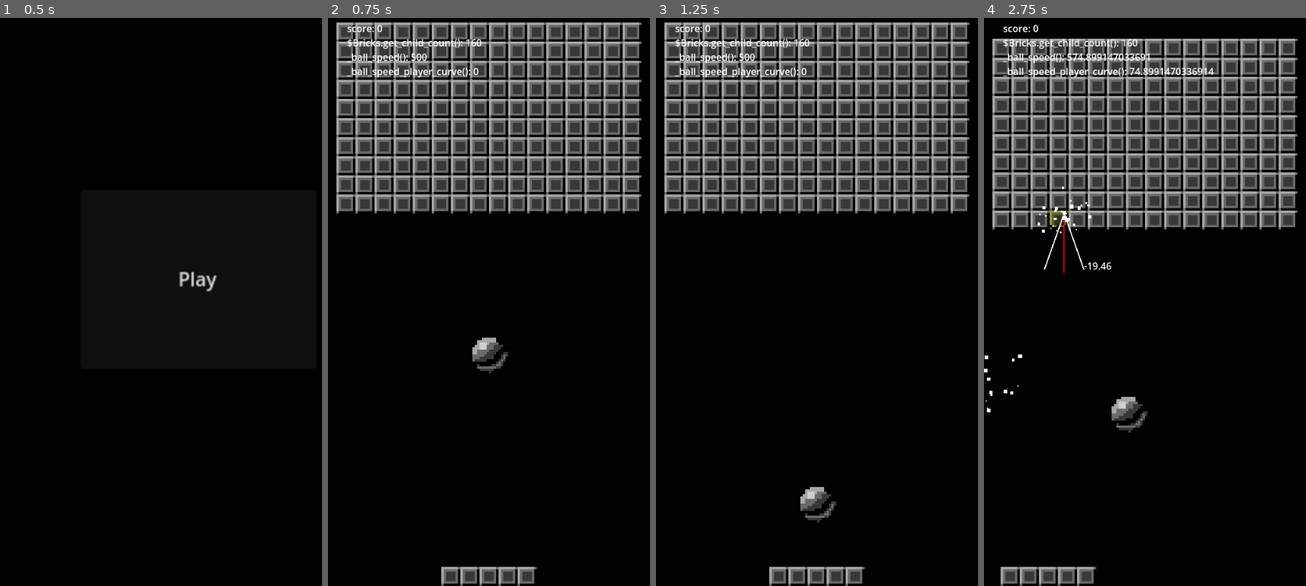
Above: before the commit, frames 1-4 (left to right).
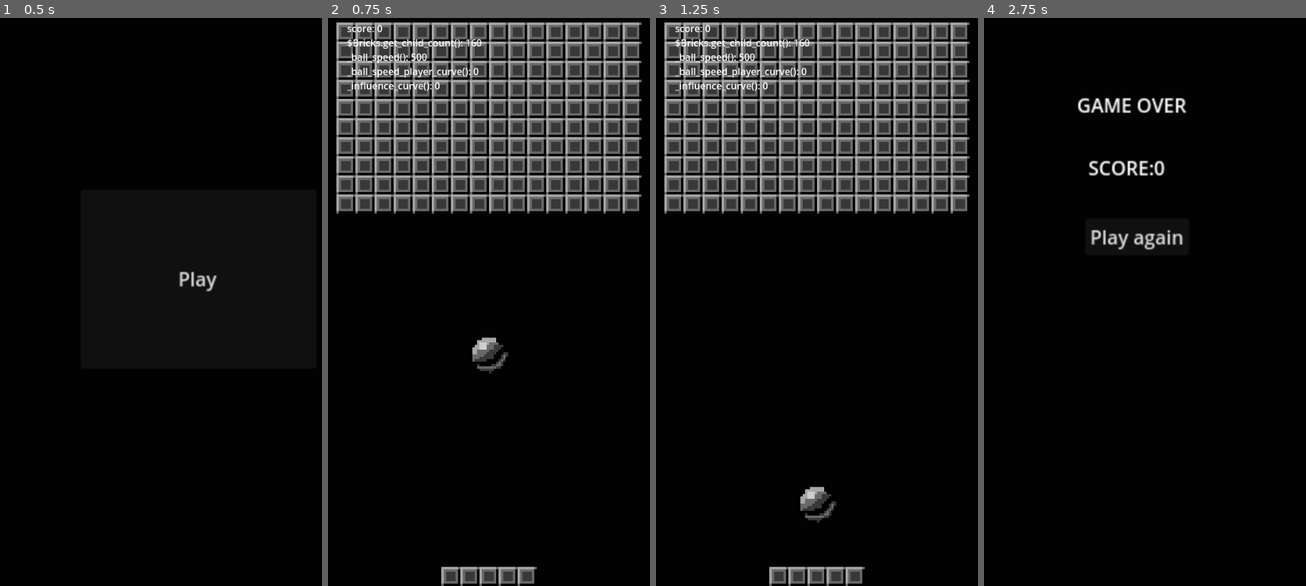
Above: after the commit, the same moments.

Repository: arunas-cesonis/pingpong2
Game: Godot game, scene res://main.tscn
The game is run twice, just before and just after one commit, with the same random seed, the same clock (stepped at 60 frames per second) and the same inputs.
Inputs:
- Up to frame 1 (0.5 s): no input
- Up to frame 2 (0.75 s): click "Play" at 0.5 s
- Up to frame 3 (1.25 s): no input
- Up to frame 4 (2.75 s): hold D (MoveRight) 1.28-2.03 s; tap F (Boost, bound only after the commit) at 1.35, 2.1 s; hold A (MoveLeft) from 2.03 s (still down)

Frame 1 is identical in both runs. In frame 2, 0.2% of the frame differs, in the area x 5-35%, y 11-13%; in frame 3, 0.2%; in frame 4, 29%, in the area x 0-98%, y 1-100%.

Commit message:
Influence boost

Diff:
--- a/bricks.gd
+++ b/bricks.gd
@@ -37,6 +37,9 @@
 	await get_tree().create_timer(SCROLL_TIME, false, true).timeout
 	var time_per_brick := SCROLL_SPAWN_TIME / bricks_w
 	for x in range(bricks_w):
+		# Exit in case this node is no longer attached (i.e. a game has ended)
+		if not is_inside_tree():
+			break
 		await get_tree().create_timer(time_per_brick, false, true).timeout
 		add_child(_create_brick(x, 0))
 
--- a/debug.gd
+++ b/debug.gd
@@ -10,6 +10,14 @@
 	angle_min = 0.0,
 	angle_max = 0.0,
 }
+
+var influence = {
+	ball = Vector2.ZERO,
+	player = Vector2.ZERO,
+	min_distance = 0.0,
+	max_distance = 0.0,
+}
+
 var values = {}
 const BOUNCE_SIZE := 100.0
 
@@ -57,9 +65,24 @@
 	else:
 		_draw_text("%.2f" % [rad_to_deg(angle_u)], p + vout)
 
+func _draw_influence(d: Dictionary) -> void:
+	var player: Vector2 = d.player
+	var ball: Vector2 = d.ball
+	var min_distance: float = d.min_distance
+	var max_distance: float = d.max_distance
+	var distance := absf(player.y - ball.y)
+	if distance <= max_distance and distance >= min_distance:
+		var a := Vector2(0.0, player.y - max_distance)
+		var b := Vector2(1080.0, player.y - max_distance)
+		draw_dashed_line(a, b, Color.WHITE, 2.0, 5.0, false)
+		a = Vector2(0.0, player.y - min_distance)
+		b = Vector2(1080.0, player.y - min_distance)
+		draw_dashed_line(a, b, Color.WHITE, 2.0, 5.0, false)
+
 func _draw():
 	# bounce
 	_draw_bounce(bounce)
+	_draw_influence(influence)
 	# values
 	var h := 32.0
 	for k in values:
--- a/game.gd
+++ b/game.gd
@@ -5,7 +5,7 @@
 # 2. DONE. 3 states for bricks.
 # 3. DONE. Spawn nodes on collision
 # 4. DONE. Bricks spawn on timer and scroll down. Generated grid, scrolls down.
-# 5. When ball is close to pad and Space is pressed, extra boost is applied. 3 seperate influence zones.
+# 5. DONE. When ball is close to pad and F is pressed, extra boost is applied. 3 seperate influence zones.
 # 6. Mouse controls
 # 7. Bricks that do not touch should fall down.
 # 8. Sound
@@ -24,12 +24,23 @@
 @onready var debug: Node2D = $Debug
 
 @export_group("Common")
+
+@export_range(0.0, 200.0) var influence_min_distance := 20.0
+@export_range(0.0, 200.0) var influence_max_distance := 200.0
+@export var influence_curve: Curve = Curve.new()
+@export_range(0.0, 10.0, 0.001) var influence_duration: float = 1.0
+@onready var influence_time := influence_duration
+
+enum InfluenceState {TOO_FAR, USED, AVAILABLE}
+var influence_state: InfluenceState = InfluenceState.TOO_FAR
+
 @export var initial_ball_direction := Vector2(0.0, 1.0)
 @export var player_speed := 500.0
 @export var reflect_amount := 0.5
 @export var spawn_on_collision: PackedScene = null
 @export_category("Ball speed")
 @export var base_ball_speed := 500.0
+
 @export var ball_speed_player_collision: Curve = Curve.new()
 @export_range(0.0, 10.0, 0.001) var ball_speed_player_duration: float = 1.0
 @onready var ball_speed_player_time := ball_speed_player_duration
@@ -65,8 +76,11 @@
 func _ball_speed_player_curve() -> float:
 	return ball_speed_player_collision.sample(ball_speed_player_time / ball_speed_player_duration)
 
+func _influence_curve() -> float:
+	return influence_curve.sample(influence_time / influence_duration)
+
 func _ball_speed() -> float:
-	return base_ball_speed + _ball_speed_player_curve()
+	return base_ball_speed + _ball_speed_player_curve() + _influence_curve()
 
 func _ball_velocity() -> Vector2:
 	return ball_direction * _ball_speed()
@@ -81,9 +95,35 @@
 	$AudioStreamPlayer2D.stream = sound
 	$AudioStreamPlayer2D.play()
 
+func _calc_influence() -> void:
+	var distance := absf(player.position.y - ball.position.y)
+	var inside := distance >= influence_min_distance and distance <= influence_max_distance
+	if influence_state == InfluenceState.TOO_FAR:
+		if inside:
+			influence_state = InfluenceState.AVAILABLE
+	elif influence_state == InfluenceState.AVAILABLE:
+		if not inside:
+			influence_state = InfluenceState.TOO_FAR
+		else:
+			if Input.is_action_just_pressed("Boost"):
+				influence_state = InfluenceState.USED
+				var amount := (distance - influence_min_distance) / (influence_max_distance - influence_min_distance)
+				$Debug.values.last_boost = "%.2f%%" % (100.0 - (amount * 100.0))
+				influence_time = amount * influence_duration
+
+	elif influence_state == InfluenceState.USED:
+		if not inside:
+			influence_state = InfluenceState.TOO_FAR
+
+	$Debug.influence.player = player.position
+	$Debug.influence.ball = ball.position
+	$Debug.influence.min_distance = influence_min_distance
+	$Debug.influence.max_distance = influence_max_distance
+
 func _physics_process(delta: float) -> void:
 	player.move_and_collide(player_velocity * delta)
 	ball_speed_player_time = minf(ball_speed_player_duration, ball_speed_player_time + delta)
+	influence_time = minf(influence_duration, influence_time + delta)
 
 	# safe_margin = 1.0 here helps to unstuck the ball from rotating platforms
 	# and player controlled platform
@@ -148,6 +188,8 @@
 		$Debug.bounce.normal = normal
 		$Debug.queue_redraw()
 
+	_calc_influence()
+
 	if ball.position.y > player.position.y:
 		if finished.get_connections().is_empty():
 			get_tree().reload_current_scene()
@@ -165,3 +207,4 @@
 	$Debug.update_value("$Bricks.get_child_count()", $Bricks.get_child_count())
 	$Debug.update_value("_ball_speed()", _ball_speed())
 	$Debug.update_value("_ball_speed_player_curve()", _ball_speed_player_curve())
+	$Debug.update_value("_influence_curve()", _influence_curve())
--- a/game.tscn
+++ b/game.tscn
@@ -1,10 +1,15 @@
-[gd_scene load_steps=10 format=3 uid="uid://chc5a3xqiv7b"]
+[gd_scene load_steps=11 format=3 uid="uid://chc5a3xqiv7b"]
 
 [ext_resource type="Script" path="res://game.gd" id="1_jahp3"]
 [ext_resource type="PackedScene" uid="uid://dcgovrgwsr7io" path="res://demo_spawn_on_collision.tscn" id="2_g117g"]
 [ext_resource type="PackedScene" uid="uid://ks1v6g6xn1p7" path="res://bricks.tscn" id="3_8u3lx"]
 [ext_resource type="Texture2D" uid="uid://bhbvodns08cne" path="res://graphics1.png" id="3_hoi0h"]
 [ext_resource type="Script" path="res://debug.gd" id="3_xqd3c"]
+
+[sub_resource type="Curve" id="Curve_ctkgm"]
+max_value = 1000.0
+_data = [Vector2(0, 1000), 0.0, 0.0, 0, 0, Vector2(0.993835, 0), 0.0, 0.0, 0, 0]
+point_count = 2
 
 [sub_resource type="Curve" id="Curve_50j4u"]
 min_value = -500.0
@@ -24,6 +29,8 @@
 [node name="Game" type="Node2D"]
 process_mode = 1
 script = ExtResource("1_jahp3")
+influence_min_distance = 30.0
+influence_curve = SubResource("Curve_ctkgm")
 spawn_on_collision = ExtResource("2_g117g")
 ball_speed_player_collision = SubResource("Curve_50j4u")
 ball_speed_player_duration = 2.0
--- a/project.godot
+++ b/project.godot
@@ -52,6 +52,11 @@
 "events": [Object(InputEventKey,"resource_local_to_scene":false,"resource_name":"","device":-1,"window_id":0,"alt_press …(192 unchanged characters)…
 ]
 }
+Boost={
+"deadzone": 0.5,
+"events": [Object(InputEventKey,"resource_local_to_scene":false,"resource_name":"","device":-1,"window_id":0,"alt_pressed":false,"shift_pressed":false,"ctrl_pressed":false,"meta_pressed":false,"pressed":false,"keycode":0,"physical_keycode":70,"key_label":0,"unicode":102,"location":0,"echo":false,"script":null)
+]
+}
 
 [rendering]
 
